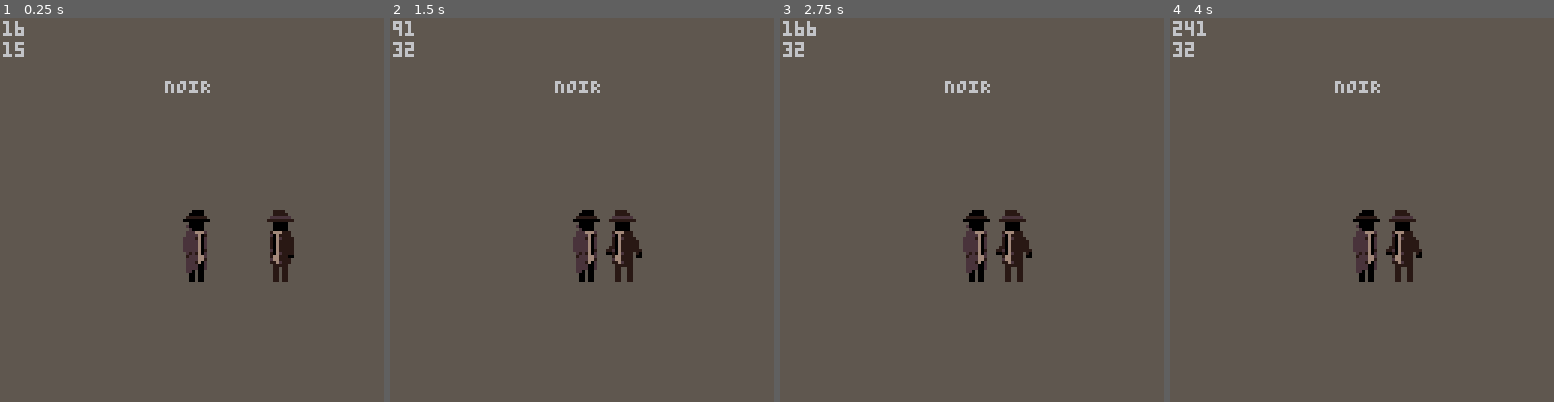
Above: before the commit, frames 1-4 (left to right).
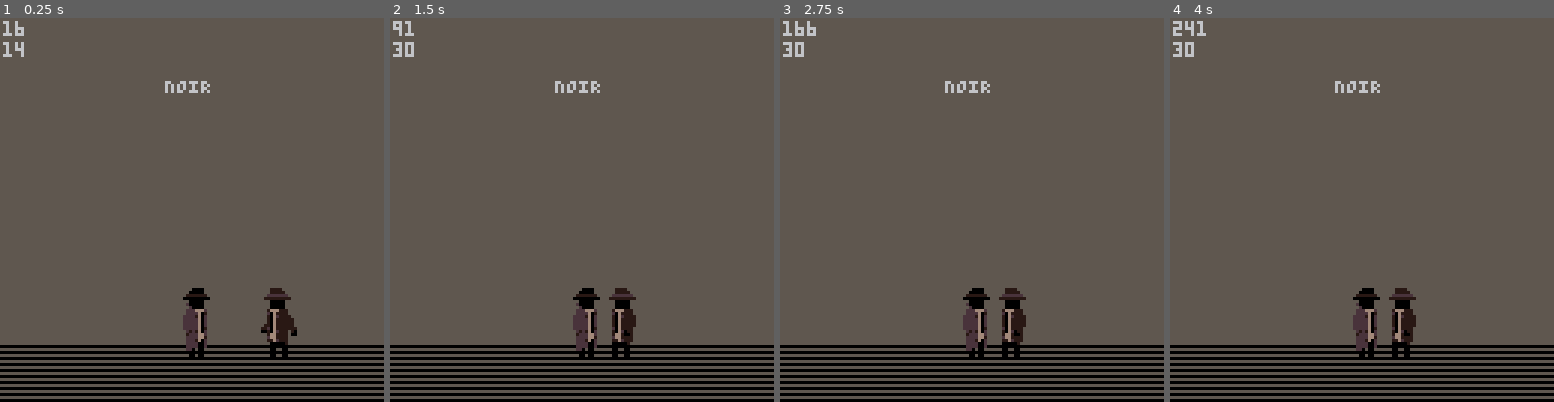
Above: after the commit, the same moments.

Repository: SneerfulArk/noir
Game: PICO-8 cartridge noir.p8
The game is run twice, just before and just after one commit, with the same random seed, the same clock (stepped at 60 frames per second) and the same inputs.
Inputs:
- Up to frame 1 (0.25 s): no input
- Up to frame 2 (1.5 s): tap X (X key) at 0.33, 1.07 s
- Up to frame 3 (2.75 s): tap X (X key) at 1.85 s
- Up to frame 4 (4 s): tap X (X key) at 2.97 s

The runs differ from the first frame. In frame 1, 11% of the frame differs, in the area x 0-100%, y 6-100%; in frame 2, 11%; in frame 3, 11%; in frame 4, 11%.

Commit message:
v0.7.0
Added: Simple loop for drawing ground texture lines behind entities.
Added: New palette swaps in `pal_global` table, and reworked spritesheet with new palette.
Changed: Time-Slow/Halt logic now multiplies `gt` by 0.9655 every frame instead of incrementing by a fixed number.
Fixed: Was unable to change enemies speed easily with `obj.spd` because of the direction logic constantly updating it. Solved by adding a `dx` (x-axis direction) variable to decide direction, while `spd` is used purely for movement speed now.

Diff:
--- a/noir.p8
+++ b/noir.p8
@@ -6,9 +6,12 @@
 
     --palette
     pal_global = {
+        {12, 1},   --Ocean     to  Cobalt
+        {1,  129}, --Cobalt    to  Dark-Blue
         {2,  128}, --Bergundy  to  Dark-Brown
         {15, 134}, --Beige     to  Dark-Beige
         {4,  133}, --Brown     to  Choc-Brown
+        {9,  132}, --Orange    to  Diff-Brown
     }
 
     --enemy animations
@@ -39,6 +42,12 @@
         doshake()
         apply_global_pal()
 
+        --ground
+        rectfill(-1,109,128,128,5)
+        for i=1,12 do
+            line(-1,(107+2*i),128,(107+2*i),0)
+        end
+
         draw_player()
         draw_enemies()
         draw_testing()
@@ -70,8 +79,8 @@
 
         --time slow
         if en.x < (plr.x+38) and en.x > (plr.x-55) then
-            gt -= 0.02
-            if gt<= 0.2 then gt = 0 end
+            gt *= 0.9655
+            if gt<= 0.15 then gt = 0 end
         else gt = 1
         end
     end
@@ -82,7 +91,7 @@
     function init_player()
         plr={
             x   = 57,
-            y   = 64,
+            y   = 90,
             w   = 2,
             h   = 3,
             spr = 0,
@@ -116,19 +125,19 @@
 --#region 4. ENEMIES
 
     function init_enemies()
-        en = make_obj(100,64,2,3)
+        en = make_obj(100,90,2,3)
     end
 
     function update_enemies()
         move_obj(en)
         animate(en)
         if en.x<=15 then
-            en.spd    = 1
-            en.fx     = true
+            en.dx    = 1
+            en.fx    = true
         end
         if (en.x+16) >= 115 then
-            en.spd    = -1
-            en.fx     = false
+            en.dx    = -1
+            en.fx    = false
         end
     end
 
@@ -175,7 +184,7 @@
 
     function apply_global_pal()
         palt(0,false)
-        palt(1,true)
+        palt(3,true)
         for clr in all(pal_global) do
             pal(clr[1], clr[2], 1)
         end
@@ -189,17 +198,18 @@
             obj.w      = obj_w or 2
             obj.h      = obj_h or 3
             obj.spd    = 1
+            obj.dx     = -1
             --sprite/animation
             obj.ani    = walk
             obj.frame  = 1
-            obj.anispd = 0.2
+            obj.anispd = 0.15
             obj.fx     = true
             obj.spr    = 2
         return obj
     end
 
     function move_obj(obj)
-        obj.x+=(obj.spd*gt)
+        obj.x+=(obj.spd*gt*obj.dx)
     end
 
     function animate(obj)
Not shown, changed: 64 lines of the sprite sheet (__gfx__) section of noir.p8
